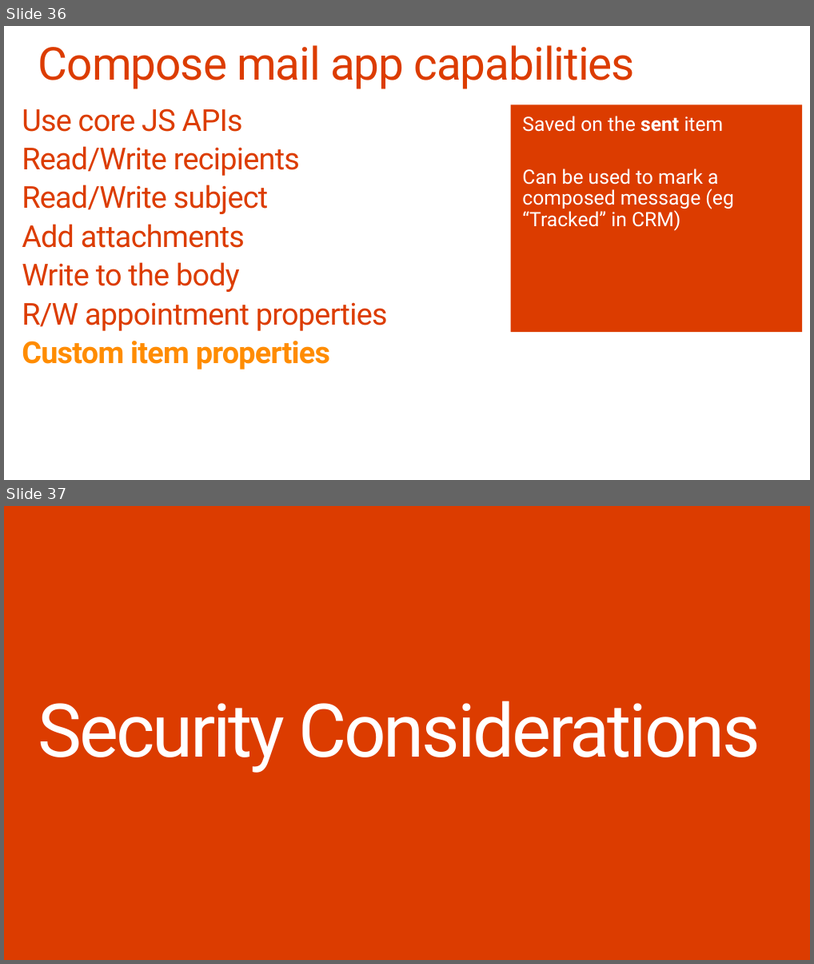
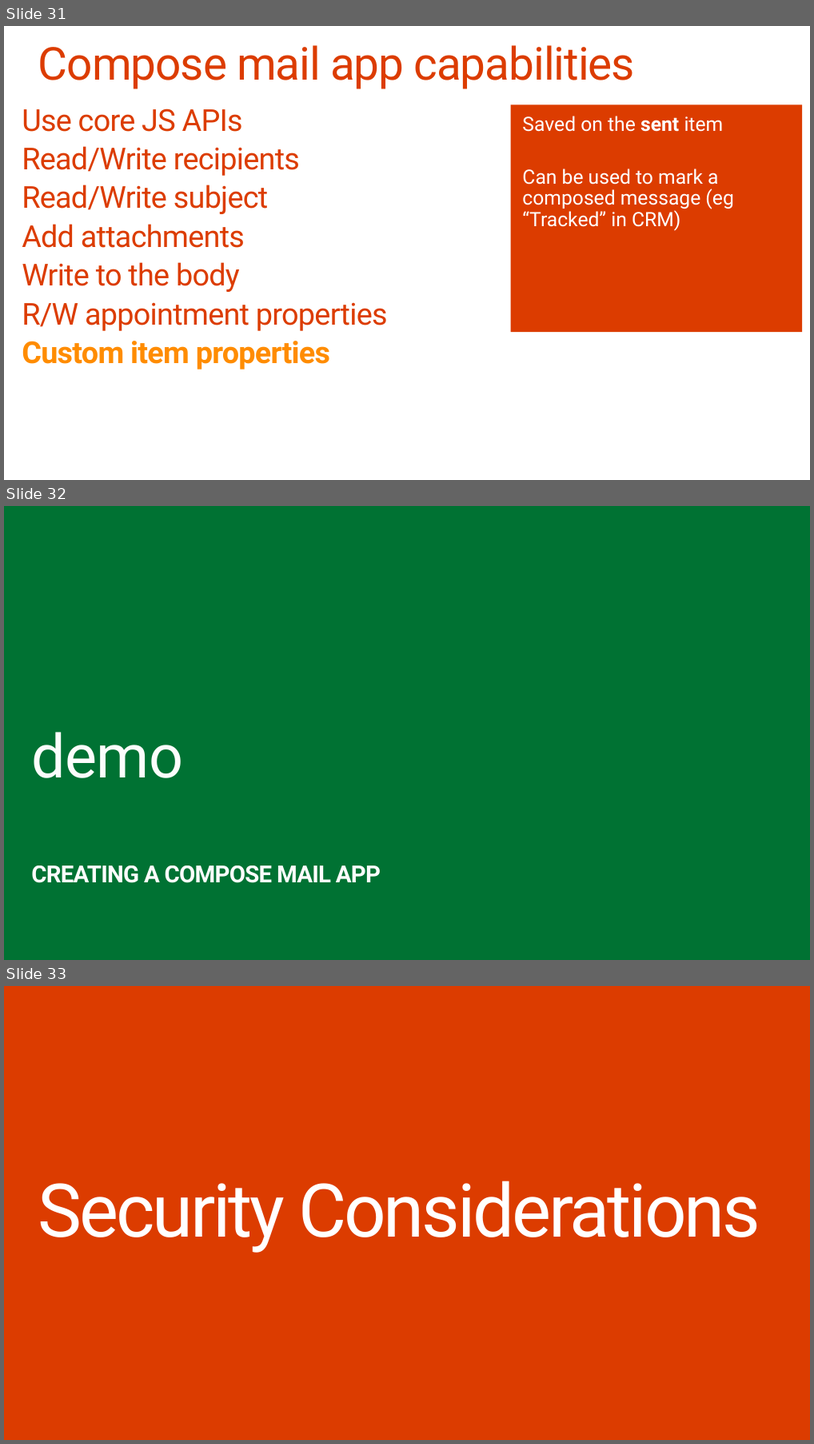
Before and after one commit to OfficeDev/TrainingContent, a slide deck: O3652-1 Deep Dive Apps for Office in Outlook/O3652-1 Deep Dive into Apps for Office in Outlook.pptx. Shown one above the other, each under a label of ours: slides 36 and 37 before the commit, slides 31, 32 and 33 after it. The pictures are 814x964 and 814x1444 pixels, drawn with LibreOffice and Linux fonts; fonts in the diff are those of the drawing; background and template pictures are left out. Boxes give left, top, right and bottom in pixels: in the first picture for what was removed or moved away, otherwise in the second. Text is boxed around its words. In the diff, an @@ line names an element or a change of style, - is before the commit and + after.

```diff
--- a/O3652-1 Deep Dive Apps for Office in Outlook/O3652-1 Deep Dive into Apps for Office in Outlook.pptx
+++ b/O3652-1 Deep Dive Apps for Office in Outlook/O3652-1 Deep Dive into Apps for Office in Outlook.pptx
@@ slide 32 added at box(4, 506, 810, 960), background #007233 @@
@@ text added at box(31, 732, 183, 778), 72 pt, text #FFFFFF @@
+demo
@@ subtitle added at box(31, 865, 381, 883), 28 pt, text #FFFFFF, bold @@
+CREATING A COMPOSE MAIL APP
@@ what was slide 36 is now slide 31 @@
@@ what was slide 37 is now slide 33 @@
```
Also in this commit, not shown: 6 slides changed, 5 slides removed.
